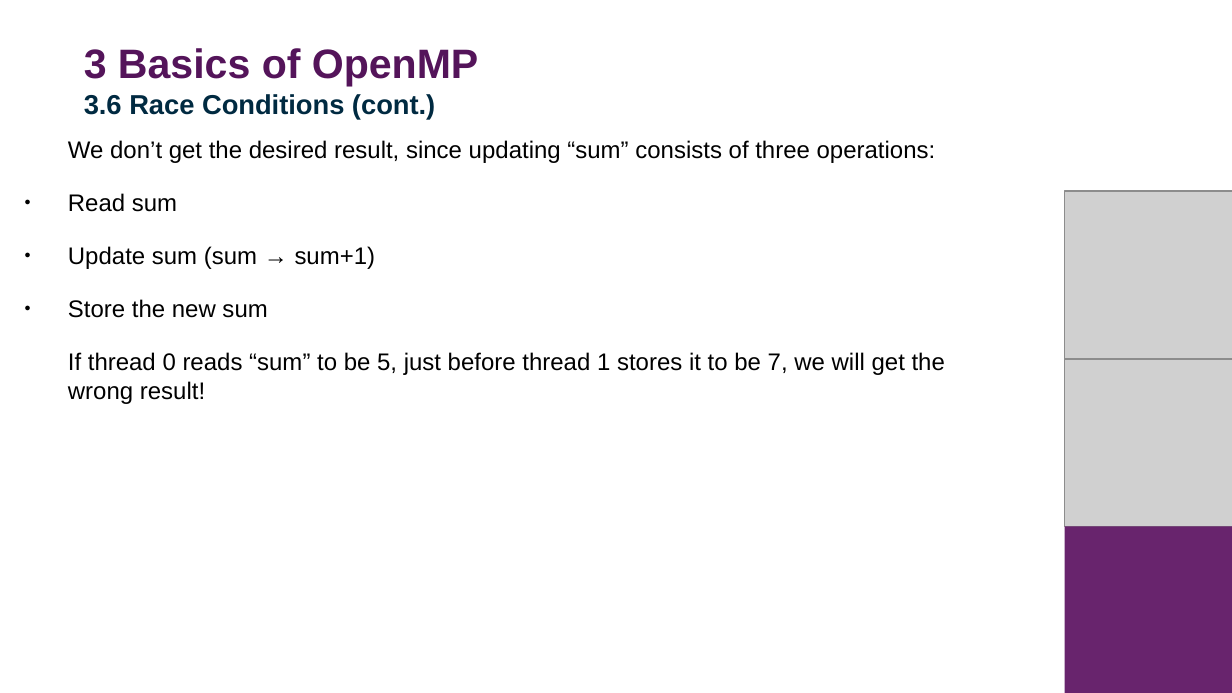
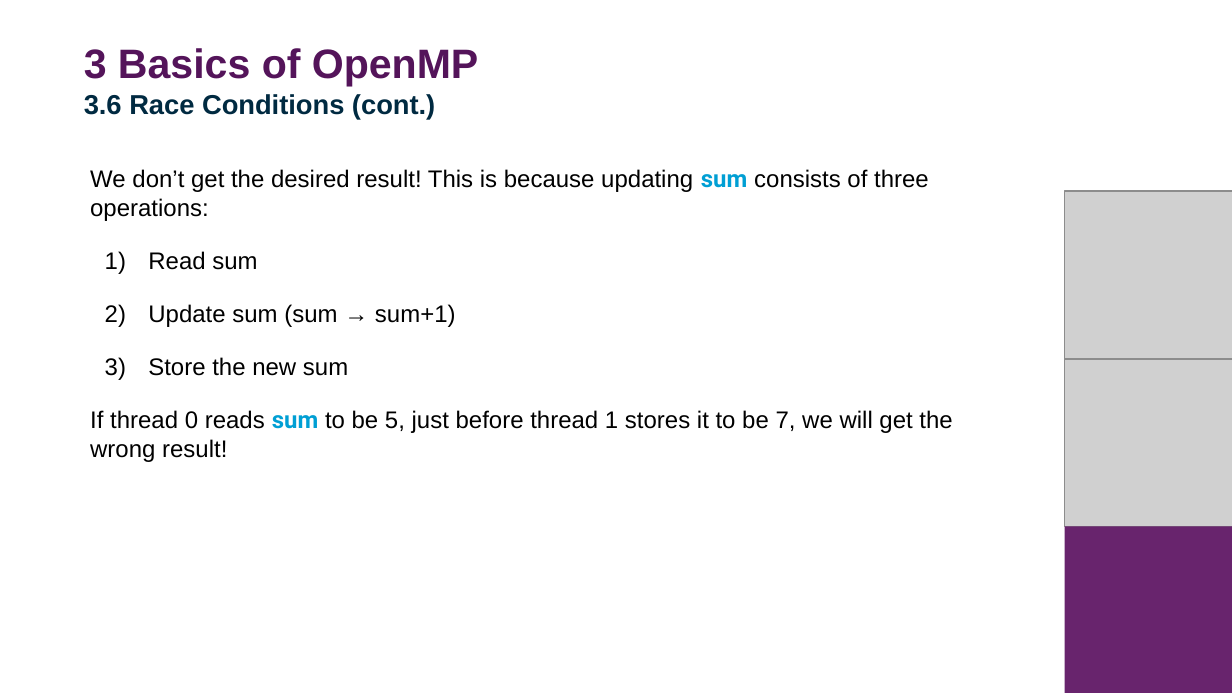
Before and after one commit to DurhamARC-Training/BasicParallelProgramming, a slide deck: slide 69 of OpenMPMPIShortCourse_Winter2025.odp. Drawn at 1232x693 pixels with LibreOffice and Linux fonts; fonts in the diff are those of the drawing; grey boxes stand for pictures; background and template pictures are left out. Boxes give left, top, right and bottom in pixels: in the first picture for what was removed or moved away, otherwise in the second. Text is boxed around its words. In the diff, an @@ line names an element or a change of style, - is before the commit and + after.

Commit message:
finishing scheduling example and OpenMP slides

```diff
--- a/OpenMPMPIShortCourse_Winter2025.odp
+++ b/OpenMPMPIShortCourse_Winter2025.odp
@@ text at (90, 169, 929, 221): text changed @@
-We don’t get the desired result, since updating “sum” consists of three operations:
+We don’t get the desired result! This is because updating sum consists of three operations:
@@ text "We don’t get the desired ...": place and size @@
-text "We don’t get the desired ..." at (68, 140, 945, 404)
+text "We don’t get the desired ..." at (90, 169, 952, 462)
@@ text at (148, 251, 456, 376): bullet ● to 1) @@
@@ text at (90, 410, 952, 462): text changed @@
-If thread 0 reads “sum” to be 5, just before thread 1 stores it to be 7, we will get the wrong result!
+If thread 0 reads sum to be 5, just before thread 1 stores it to be 7, we will get the wrong result!
```
Also in this commit, not shown: 15 other slides changed, 6 slides added, 2 slides removed, 2 other files.
